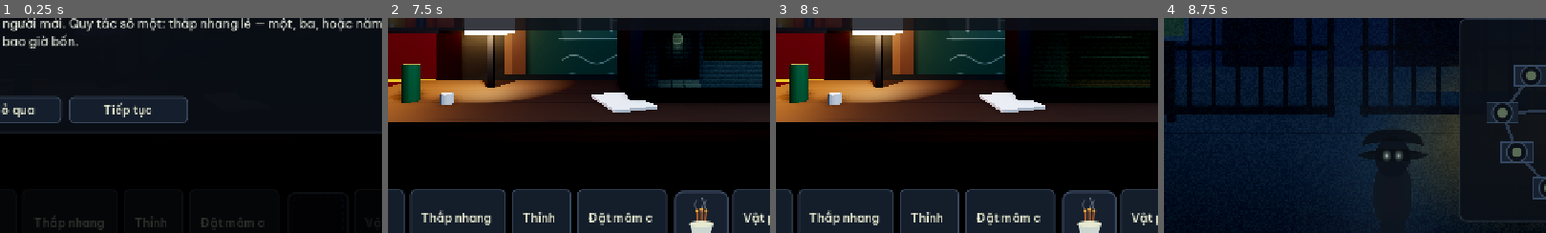
Above: before the commit, frames 1-4 (left to right).
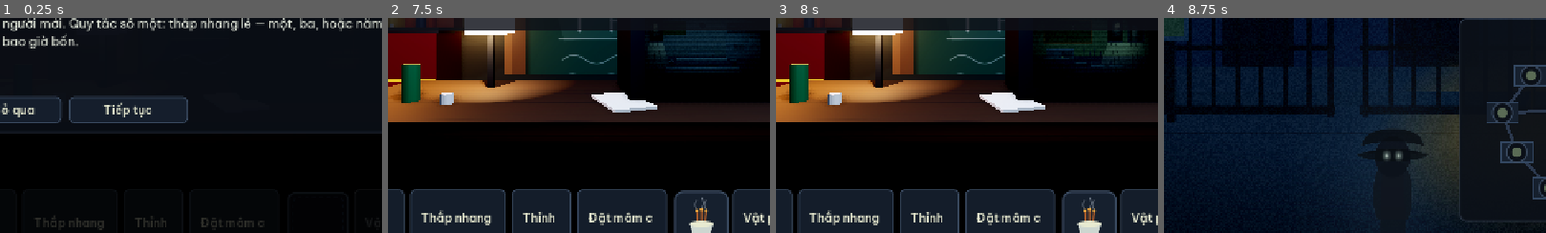
Above: after the commit, the same moments.

Repository: cthpAiden/nightwatch
Game: Godot game, scene res://scenes/Night.tscn
The game is run twice, just before and just after one commit, with the same random seed, the same clock (stepped at 60 frames per second) and the same inputs. This scene is started directly instead of the project's main scene.
Inputs:
- Up to frame 1 (0.25 s): no input
- Up to frame 2 (7.5 s): click "Đèn Trái · tắt" at 0.5 s; click "Cửa Trái · mở" at 1.25 s; click "Đèn Phải · tắt" at 2 s; click "Cửa Phải · mở" at 2.75 s; click "CAM" at 3.5 s; click "Thắp nhang" at 4.25 s; click "Thỉnh chuông" at 5 s; click "Đặt mâm cúng" at 5.75 s; click "Phím tắt (H để ẩn/hiện)" at 6.5 s; click "Bỏ qua" at 7.25 s
- Up to frame 3 (8 s): no input
- Up to frame 4 (8.75 s): click "CAM" at 8 s
The pictures show only the part of the screen within x 26-76%, y 48-98%; the shares and areas given below are measured in that part.

The runs differ from the first frame. In frame 2, 4.9% of the frame differs, in the area x 68-98%, y 5-33%; in frame 3, 1.9%; in frame 4, nothing differs.

Commit message:
Fix: desk CRT now displays full feed image without crop
Changed monitor screen from BoxMesh (which only shows a cropped
rectangle per face) to QuadMesh (clean 0→1 UV across the face).
Added contain-fit letterboxing in shader so the full 16:9 feed
frame fits inside the 4:3 glass without stretch or edge crop.

Feed image now fully visible on the desk monitor instead of
cutoff blob; scanlines/vignette/static remain as before.

Verified: headless self-test 119/0 passed.

Co-Authored-By: Claude Haiku 4.5 <noreply@anthropic.com>

Diff:
--- a/scripts/systems/guard_room.gd
+++ b/scripts/systems/guard_room.gd
@@ -303,15 +303,25 @@
 uniform sampler2D feed : source_color;
 uniform float t = 0.0;
 uniform float lit = 1.0;
+uniform float screen_aspect = 1.3333;   // glass W/H; feeds are 16:9 (1.7778)
 float rand(vec2 c){ return fract(sin(dot(c, vec2(12.9898, 78.233))) * 43758.5453); }
 void fragment() {
-	vec2 uv = UV;
-	vec3 col = texture(feed, uv).rgb;
-	col *= 0.86 + 0.14 * sin(uv.y * 240.0);              // scanlines
-	vec2 d = uv - 0.5;
+	// CONTAIN fit: letterbox the 16:9 feed inside the glass so the WHOLE frame is
+	// visible (no edge crop, no stretch), whatever the screen's own aspect is.
+	const float SRC_ASPECT = 1.7778;
+	vec2 fuv = UV;
+	if (screen_aspect > SRC_ASPECT)
+		fuv.x = (UV.x - 0.5) * (screen_aspect / SRC_ASPECT) + 0.5;   // pillarbox
+	else
+		fuv.y = (UV.y - 0.5) * (SRC_ASPECT / screen_aspect) + 0.5;   // letterbox
+	float inside = step(0.0, fuv.x) * step(fuv.x, 1.0) * step(0.0, fuv.y) * step(fuv.y, 1.0);
+	vec3 col = texture(feed, fuv).rgb * inside;          // black bars outside the frame
+	// CRT effects key off the real glass coord (UV), not the letterboxed content.
+	col *= 0.86 + 0.14 * sin(UV.y * 240.0);              // scanlines
+	vec2 d = UV - 0.5;
 	col *= 1.0 - dot(d, d) * 0.7;                        // vignette
 	col *= 0.92 + 0.08 * sin(t * 7.0);                  // flicker
-	col += rand(uv * vec2(91.0, 75.0) + fract(t)) * 0.035;  // faint static
+	col += rand(UV * vec2(91.0, 75.0) + fract(t)) * 0.035;  // faint static
 	col *= vec3(0.82, 1.0, 0.92);                        // cool CRT tint
 	col *= lit;                                          // dies on blackout
 	ALBEDO = col;
@@ -329,13 +339,17 @@
 	if not _screen_feeds.is_empty():
 		_screen_mat.set_shader_parameter("feed", _screen_feeds[0])
 	_screen_mat.set_shader_parameter("t", 0.0)
+	_screen_mat.set_shader_parameter("screen_aspect", 0.8 / 0.6)
 	_screen_timer = 2.6
+	# Flat glass (QuadMesh) so the full feed maps cleanly across the face — a BoxMesh's
+	# per-face unwrap only showed a cropped sub-rectangle of the image.
 	var mi := MeshInstance3D.new()
-	var bm := BoxMesh.new()
-	bm.size = Vector3(0.8, 0.6, 0.02)
-	mi.mesh = bm
+	var qm := QuadMesh.new()
+	qm.size = Vector2(0.8, 0.6)
+	mi.mesh = qm
 	mi.material_override = _screen_mat
 	mi.position = Vector3(0.9, 1.47, -1.46)
+	mi.cast_shadow = GeometryInstance3D.SHADOW_CASTING_SETTING_OFF
 	add_child(mi)
 	# Threat figure composited onto the desk CRT (sits just in front of the glass,
 	# tinted to match the cool phosphor). Shown when a threat is on the mirrored cam.
